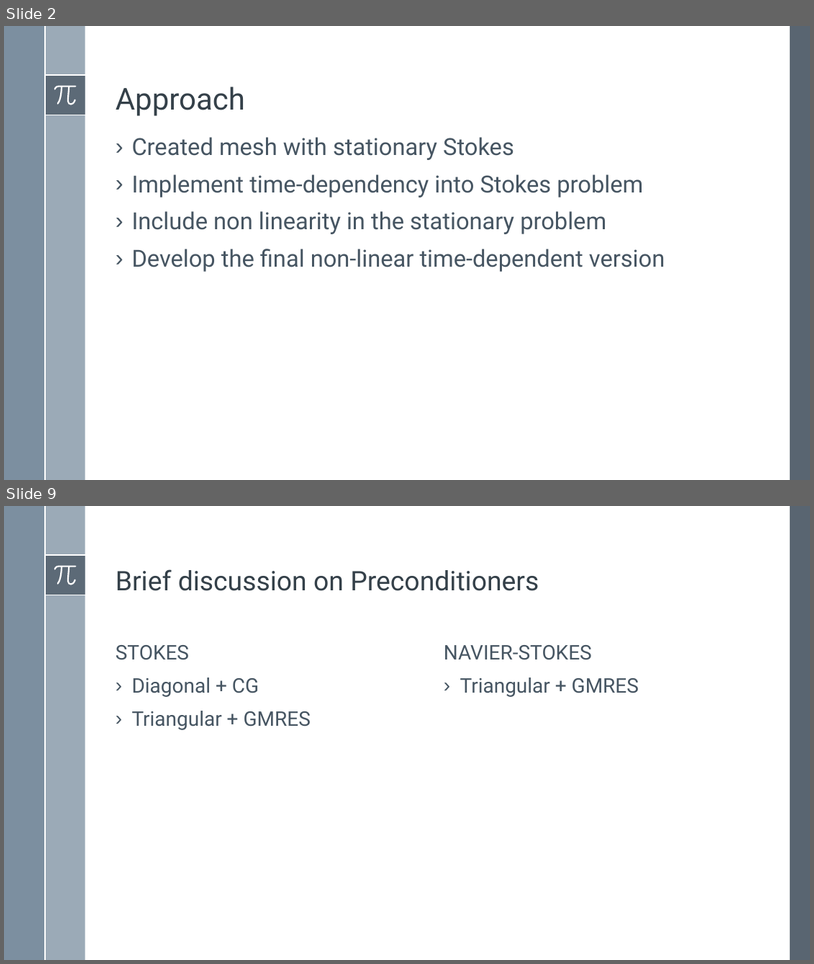
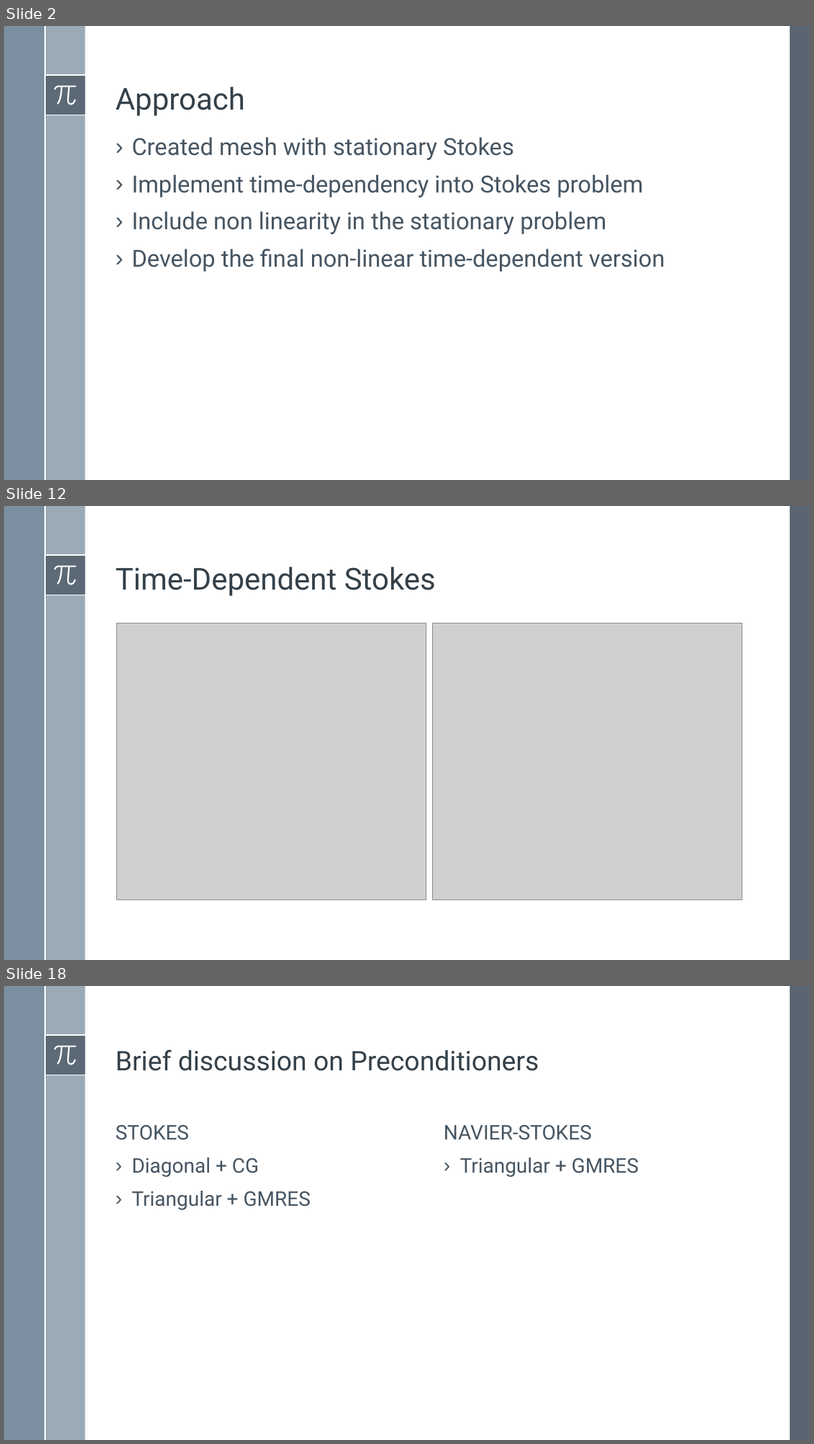
Before and after one commit to simone-fdr/navier-stokes, a slide deck: Presentatione_NMPDE_Navier_Stokes_temp.pptx. Shown one above the other, each under a label of ours: slides 2 and 9 before the commit, slides 2, 12 and 18 after it; the slides between them are not shown. The pictures are 814x964 and 814x1444 pixels, drawn with LibreOffice and Linux fonts; fonts in the diff are those of the drawing; grey boxes stand for pictures. Boxes give left, top, right and bottom in pixels: in the first picture for what was removed or moved away, otherwise in the second. Text is boxed around its words. In the diff, an @@ line names an element or a change of style, - is before the commit and + after.

```diff
--- a/Presentatione_NMPDE_Navier_Stokes_temp.pptx
+++ b/Presentatione_NMPDE_Navier_Stokes_temp.pptx
@@ slide 12 added at [4, 506, 810, 960], background #FFFFFF; not listed: 8 template elements that a slide beside it also shows @@
@@ title added at [116, 566, 436, 596], 36 pt, text #35404A @@
+Time-Dependent Stokes
@@ picture added at [116, 623, 426, 900] @@
@@ picture added at [433, 623, 743, 900] @@
@@ what was slide 9 is now slide 18 @@
```
Also in this commit, not shown: 3 slides changed, 11 other slides added, 3 slides removed.
